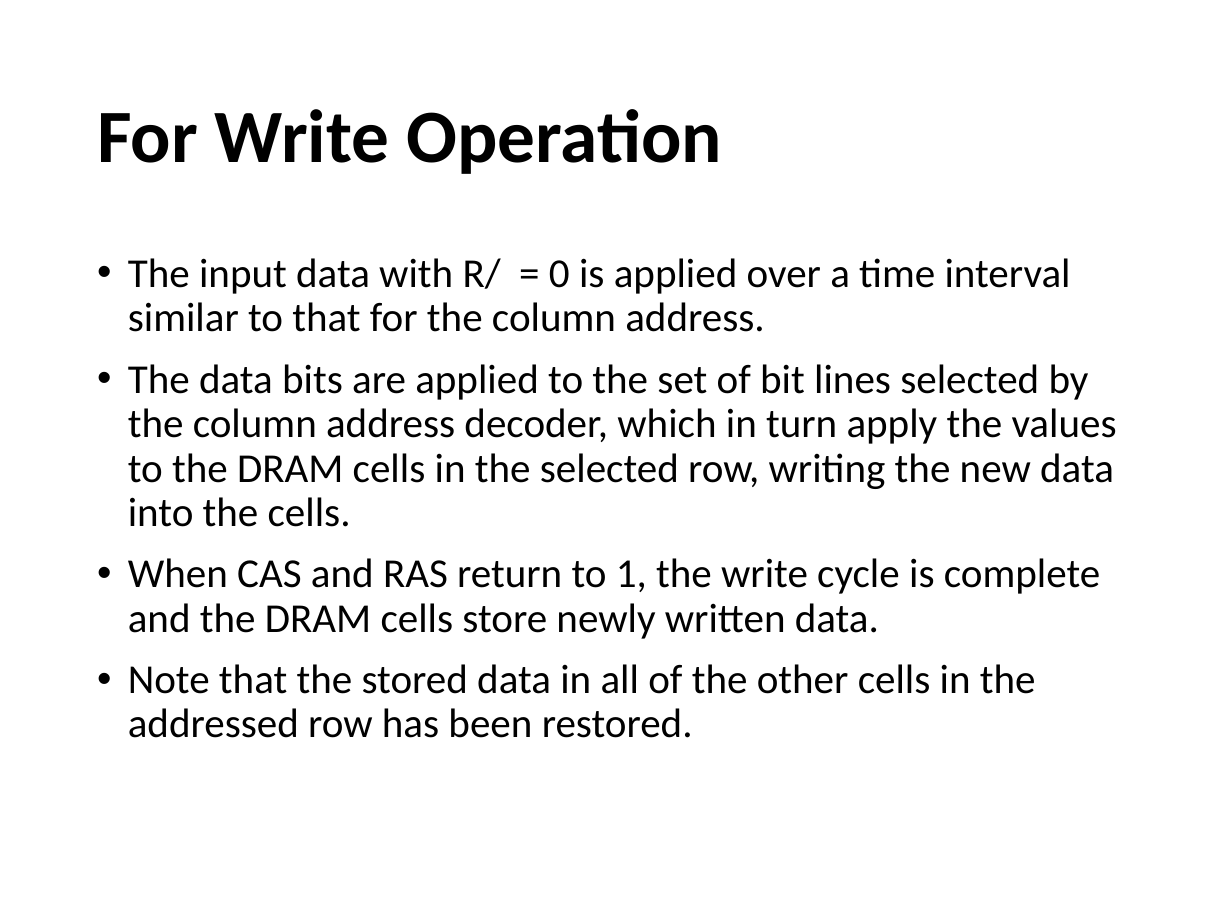
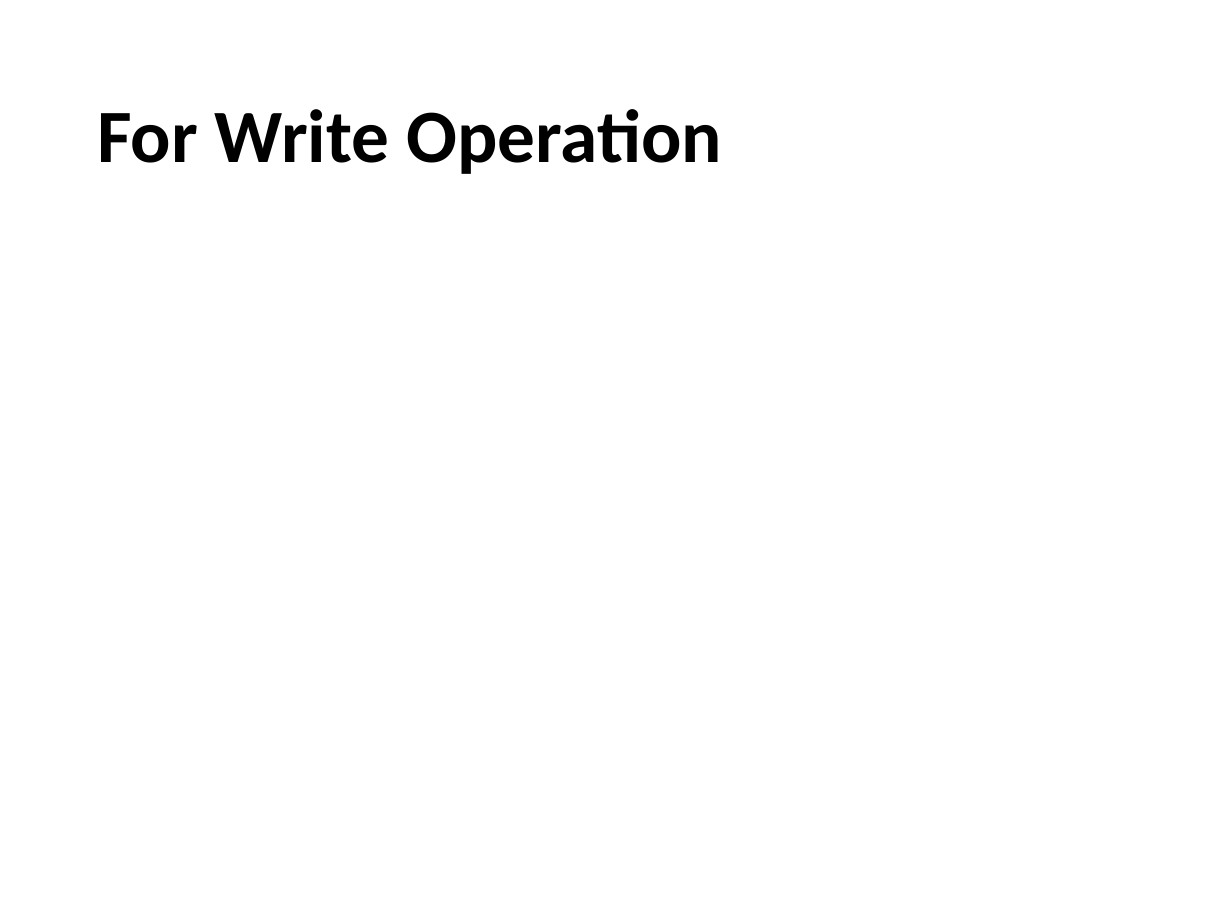
Before and after one commit to 0xSA7/SCE, a slide deck: slide 14 of semester 7/Computer Architecture/Lecture 3/lec 3.pptx. Drawn at 1232x924 pixels with LibreOffice and Linux fonts; fonts in the diff are those of the drawing; grey boxes stand for pictures. Boxes give left, top, right and bottom in pixels: in the first picture for what was removed or moved away, otherwise in the second. Text is boxed around its words. In the diff, an @@ line names an element or a change of style, - is before the commit and + after.

```diff
--- a/semester 7/Computer Architecture/Lecture 3/lec 3.pptx
+++ b/semester 7/Computer Architecture/Lecture 3/lec 3.pptx
@@ text removed at box(128, 258, 1117, 738) @@
-• The input data with R/ = 0 is applied over a time interval similar to that for the column address.
-• The data bits are applied to the set of bit lines selected by the column address decoder, which in turn apply the values to the DRAM cells in the selected row, writing the new data into the cells.
-• When CAS and RAS return to 1, the write cycle is complete and the DRAM cells store newly written data.
-• Note that the stored data in all of the other cells in the addressed row has been restored.
```
Also in this commit, not shown: 3 other slides changed, 1 slide added, 1 slide removed, 29 other files.
